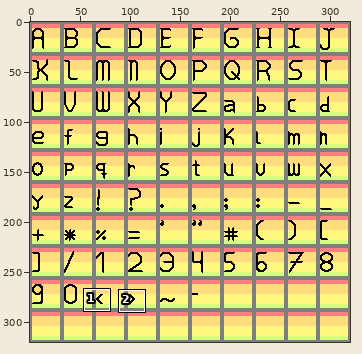
Pixel-art file: ElementalWard/Assets/ElementalWard/Base/Core/Font.ase. Above: a wide view before the commit, with the close-up outlined.
Close-up. Earlier state:
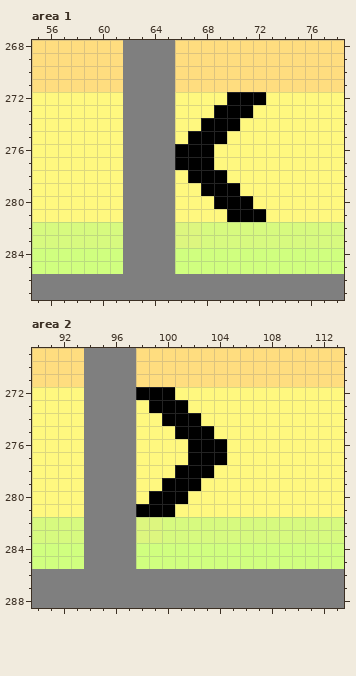
320x320 pixels, 1 frame. Colours within 5 levels of each other are drawn and written as one. Shown: area 1: x 55..78, y 268..287; area 2: x 90..113, y 269..288. The commit also changed other parts of the picture, which this record leaves out.
And afterwards:
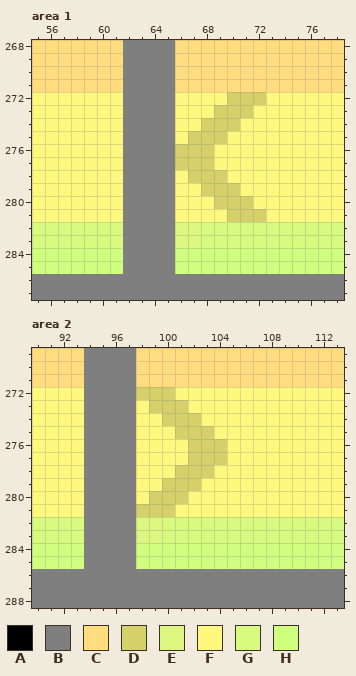
Palette (. is transparent): A #000000  B #7f7f7f  C #ffdd7f  D #d5d06a  E #ddf67f  F #fff87f  G #d7fa7f  H #d0ff7f
The edit:
{"change": "layer \"Font\" opacity 100% -> 16%"}
{"where": "area 1"}
{"y":272,"x":70,"old":"AAA","new":"DDD"}
{"y":273,"x":69,"old":"AAA","new":"DDD"}
{"y":274,"x":68,"old":"AAA","new":"DDD"}
{"y":275,"x":67,"old":"AAA","new":"DDD"}
{"y":276,"x":66,"old":"AAA","new":"DDD"}
{"y":277,"x":66,"old":"AAA","new":"DDD"}
{"y":278,"x":67,"old":"AAA","new":"DDD"}
{"y":279,"x":68,"old":"AAA","new":"DDD"}
{"y":280,"x":69,"old":"AAA","new":"DDD"}
{"y":281,"x":70,"old":"AAA","new":"DDD"}
{"where": "area 2"}
{"y":272,"x":98,"old":"AAA","new":"DDD"}
{"y":273,"x":99,"old":"AAA","new":"DDD"}
{"y":274,"x":100,"old":"AAA","new":"DDD"}
{"y":275,"x":101,"old":"AAA","new":"DDD"}
{"y":276,"x":102,"old":"AAA","new":"DDD"}
{"y":277,"x":102,"old":"AAA","new":"DDD"}
{"y":278,"x":101,"old":"AAA","new":"DDD"}
{"y":279,"x":100,"old":"AAA","new":"DDD"}
{"y":280,"x":99,"old":"AAA","new":"DDD"}
{"y":281,"x":98,"old":"AAA","new":"DDD"}
{"label":"changed","picture_box":[175,92,266,222]}
{"label":"changed","picture_box":[136,387,227,517]}
